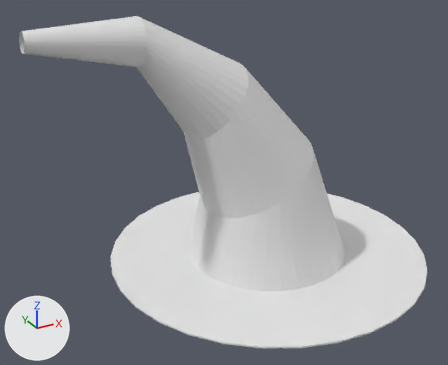
A saved change to the Blender file Assets/models/MageUnit.blend.
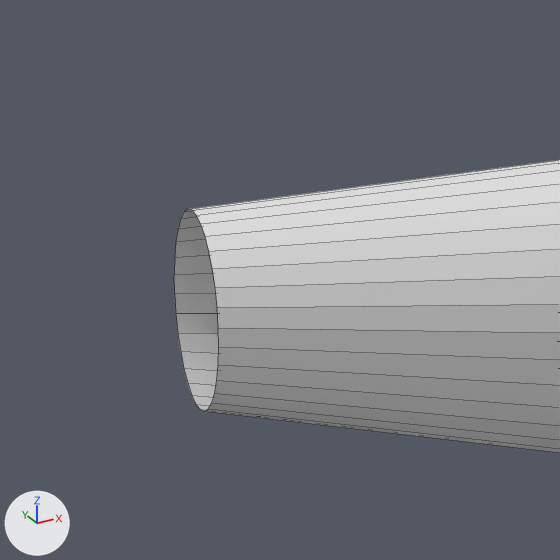
Each version is shown whole from a camera (50 mm lens) standing at (-0.971, -1.478, 1.005) and looking at (-0.166, -0.014, 0.273), then close up on the part from 0% to 14% of the width and 2% to 19% of the height. The axes (+X, +Y, +Z) are drawn at lower left. The lights are the same throughout. The close-ups show mesh edges as thin lines.
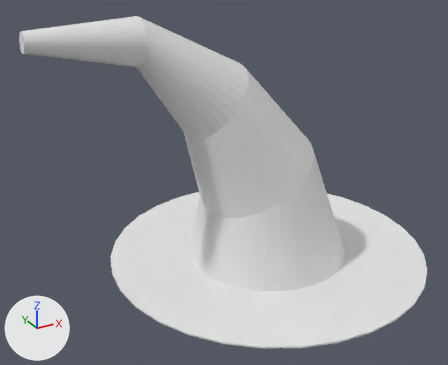
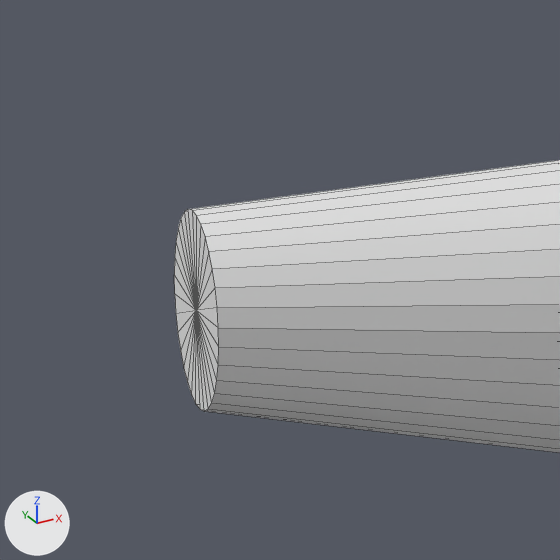
The newer file is also turned or shifted as a whole; pictures and numbers use the older file's frame.

What differs and where, as boxes [x1, y1, x2, y2] in the close-ups (560 x 560 px):
part 1 of me_circle, added
    after: [174, 209, 219, 411]

Edits to the bpy script that builds the scene:
```text
Change me_circle:
    used by ob_circle; location = (0.0, 0.0, 0.0)
    remove me_circle.from_pydata(...)  # 225 vertices, 224 faces; spans x -0.688..0.5, y -0.5..0.5, z -0.005..0.765
    add me_circle.from_pydata(...)  # 226 vertices, 256 faces; spans x -0.688..0.5, y -0.5..0.5, z -0.005..0.765
    me_circle part 1
    1 vertex is added at (-0.686, 0.0, 0.727)
    32 new faces join them
```
